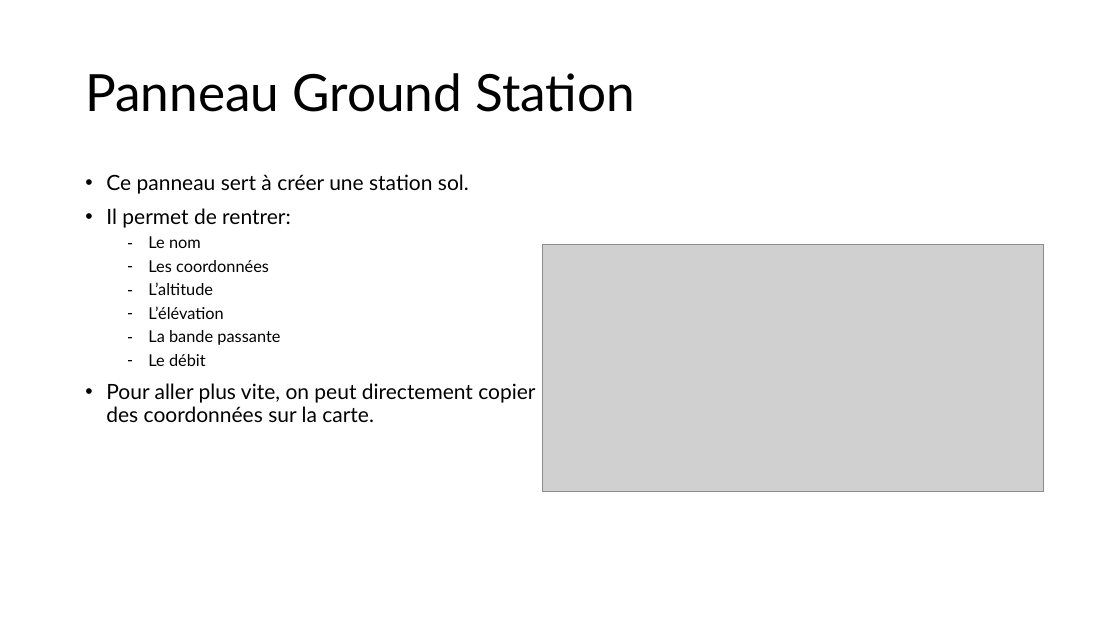
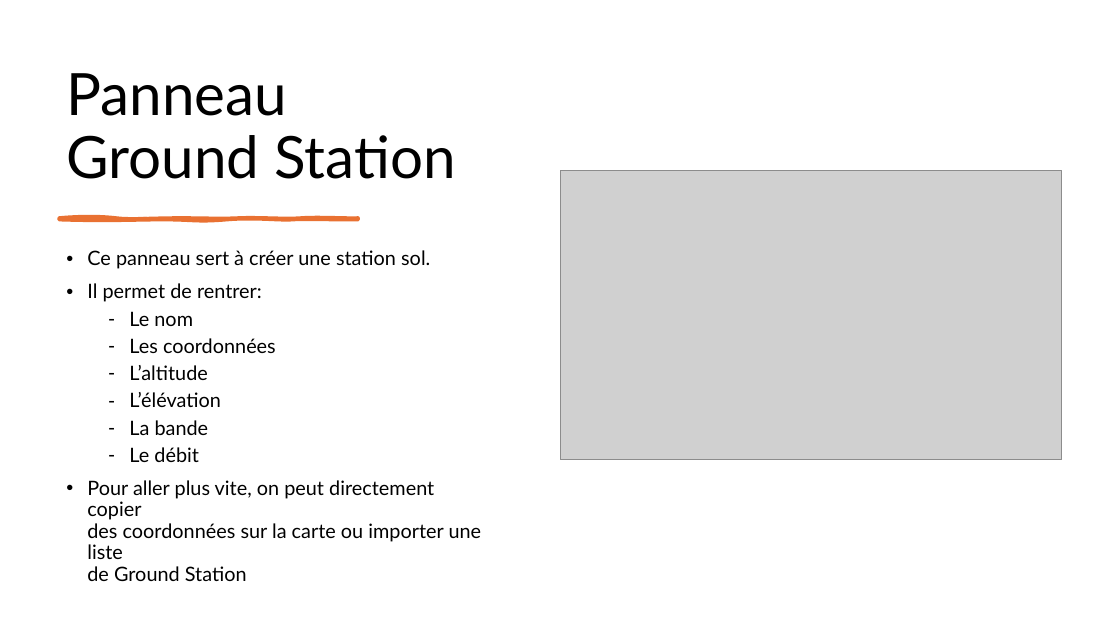
Before and after one commit to leoid3/EO_Tools, a slide deck: slide 6 of User guide.pptx (slide 5 before the commit). Drawn at 1120x630 pixels with LibreOffice and Linux fonts; fonts in the diff are those of the drawing; grey boxes stand for pictures. Boxes give left, top, right and bottom in pixels: in the first picture for what was removed or moved away, otherwise in the second. Text is boxed around its words. In the diff, an @@ line names an element or a change of style, - is before the commit and + after.

```diff
--- a/User guide.pptx
+++ b/User guide.pptx
@@ title "Panneau Ground Station": place and size @@
-title "Panneau Ground Station" at box(85, 73, 636, 112)
+title "Panneau Ground Station" at box(66, 73, 455, 179)
@@ title "Panneau Ground Station" at box(66, 73, 455, 179): size 44 to 50 pt; vertical alignment middle to bottom @@
@@ picture: place and size @@
-picture at box(543, 245, 1044, 492)
+picture at box(560, 170, 1062, 460)
@@ freeform shape added at box(59, 218, 358, 220), fill #E97132, outline #E97132 3 pt @@
@@ text "Ce panneau sert à créer ...": place and size @@
-text "Ce panneau sert à créer ..." at box(106, 174, 535, 422)
+text "Ce panneau sert à créer ..." at box(87, 250, 482, 581)
@@ text at box(87, 250, 430, 462): size 18 to 17 pt in "Ce panneau sert à créer une station ...", "Il permet de rentrer:"; size 14 to 17 pt in "Le nom", "Les coordonnées", "L’altitude", "L’élévation" and 1 more places @@
@@ text at box(129, 420, 209, 435): text changed; size 14 to 17 pt @@
-  – La bande passante
+  – La bande
@@ text at box(87, 480, 482, 581): text changed; size 18 to 17 pt @@
-• Pour aller plus vite, on peut directement copier
-  des coordonnées sur la carte.
+• Pour aller plus vite, on peut directement copier
+  des coordonnées sur la carte ou importer une liste
+  de Ground Station
```
Also in this commit, not shown: 5 other slides changed, 8 slides added, 1 slide removed, 5 other files.
